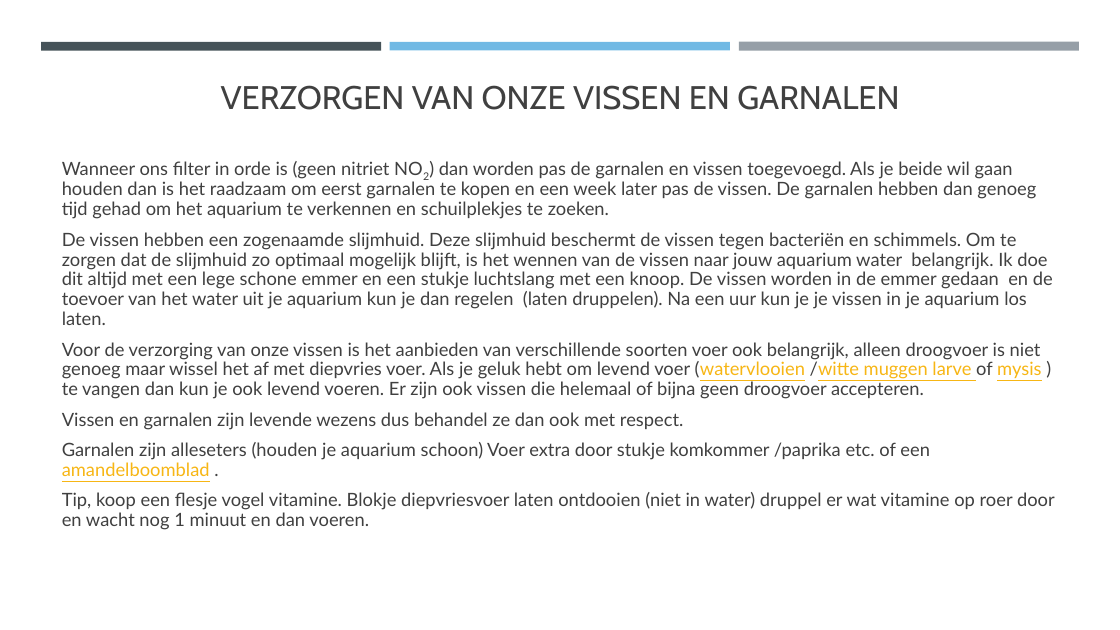
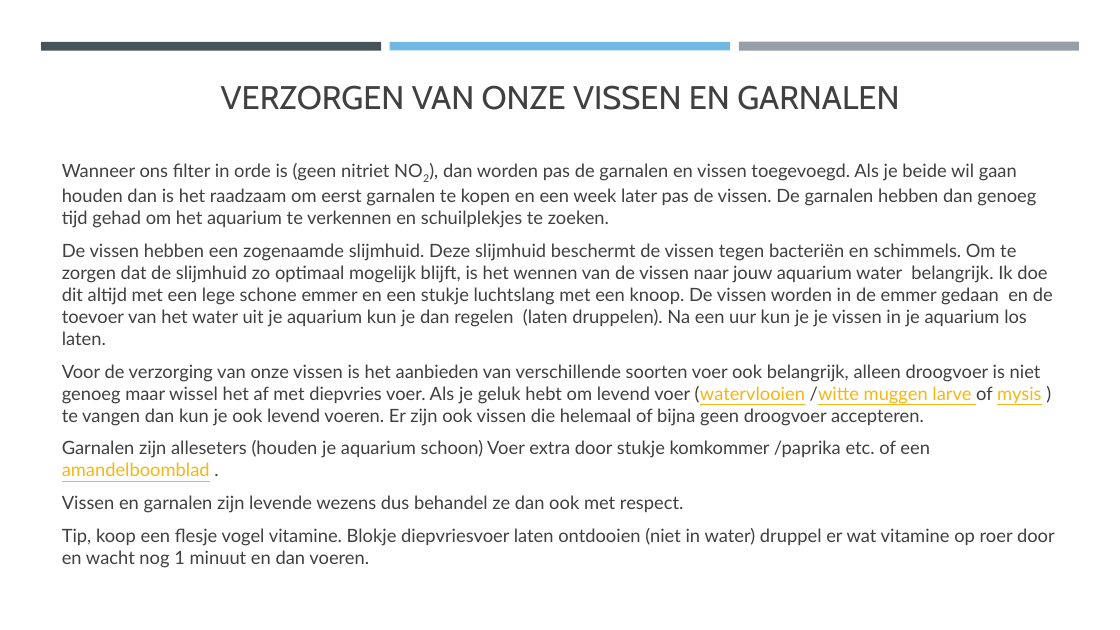
Before and after one commit to Riekusb/arduino, a slide deck: slide 8 of lezingen/basiskennis aquarium houden/Basiskennis aquarium.pptx. Drawn at 1120x630 pixels with LibreOffice and Linux fonts; fonts in the diff are those of the drawing. Boxes give left, top, right and bottom in pixels: in the first picture for what was removed or moved away, otherwise in the second. Text is boxed around its words. In the diff, an @@ line names an element or a change of style, - is before the commit and + after.

```diff
--- a/lezingen/basiskennis aquarium houden/Basiskennis aquarium.pptx
+++ b/lezingen/basiskennis aquarium houden/Basiskennis aquarium.pptx
@@ text at [62, 163, 1036, 228]: text changed @@
-Wanneer ons filter in orde is (geen nitriet NO2) dan worden pas de garnalen en vissen toegevoegd. Als je beide wil gaan houden dan is het raadzaam om eerst garnalen te kopen en een week later pas de vissen. De garnalen hebben dan genoeg tijd gehad om het aquarium te verkennen en schuilplekjes te zoeken.
+Wanneer ons filter in orde is (geen nitriet NO2), dan worden pas de garnalen en vissen toegevoegd. Als je beide wil gaan houden dan is het raadzaam om eerst garnalen te kopen en een week later pas de vissen. De garnalen hebben dan genoeg tijd gehad om het aquarium te verkennen en schuilplekjes te zoeken.
@@ text at [62, 243, 1055, 568]: line spacing 0.9 to 1 @@
@@ text at [62, 440, 930, 476]: paragraph added @@
+Garnalen zijn alleseters (houden je aquarium schoon) Voer extra door stukje komkommer /paprika etc. of een amandelboomblad .
@@ text at [62, 442, 930, 476]: paragraph removed @@
-Garnalen zijn alleseters (houden je aquarium schoon) Voer extra door stukje komkommer /paprika etc. of een amandelboomblad .
```
Also in this commit, not shown: 19 other slides changed, 1 other file.
